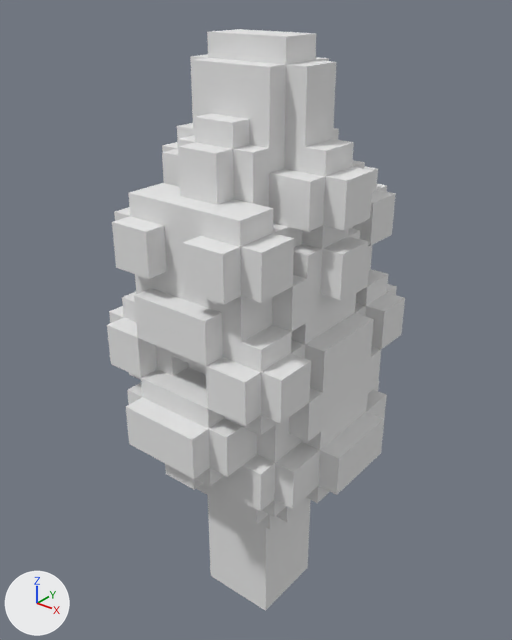
One commit to the OBJ model SourceCode/1. Introduction & Curriculum/Resources/Models/TallTree/TallTree.obj: the scene before it, then after it.
Before and after are seen from a 50 mm camera at (19.0, -24.1, 31.1) aimed at (-0.6, 0.4, 15.9). Every picture has the same lights, and +X, +Y and +Z are marked at lower left. Where no turn or scale is listed for an object, it has been applied to the vertices.

The older version as bpy lines, for what is in view:
```python
mat_palette = principled_material('palette')
mat_palette.base_color = (0.8, 0.8, 0.8)  # white #e7e7e7
mat_palette.roughness = 1.0
me_talltree = bpy.data.meshes.new('TallTree')
me_talltree.from_pydata(...)  # 588 vertices, 1208 faces; spans x -6.0..6.0, y -7.0..7.0, z 0.0..29.0
me_talltree.materials.append(mat_palette)  # white #e7e7e7
ob_talltree = bpy.data.objects.new('TallTree', me_talltree)
ob_talltree.location = (0.0, 0.0, 0.0)
```
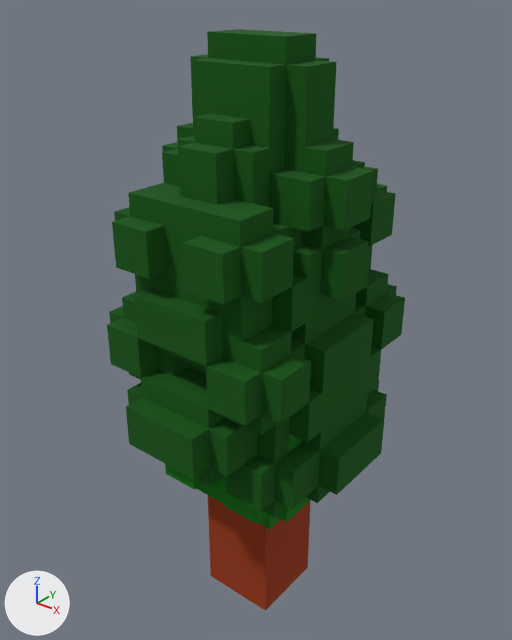
Where the change shows, as pixel boxes (x1, y1, x2, y2) in the pictures (512 x 640 px):
'TallTree', surface changed (grey to green)
    both: (107, 29, 405, 611)

The change, as a list of edits to the scene's bpy script:
```text
Add img_talltree_png:
    img_talltree_png = load_image('TallTree.png', 'TallTree.png', 256, 1, 'sRGB')
Change mat_palette:
    remove mat_palette.base_color = (0.8, 0.8, 0.8)  # white #e7e7e7
    add mat_palette.texture = img_talltree_png
```
